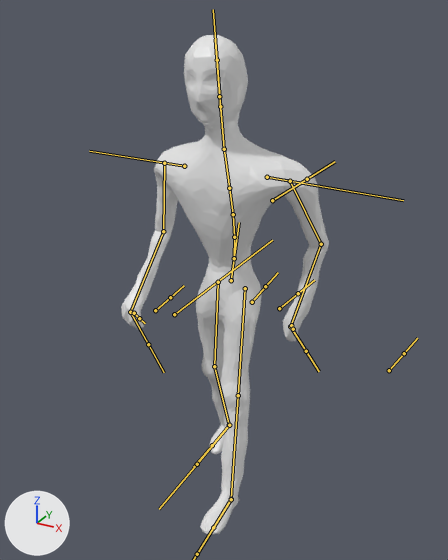
Two versions of the FBX model Assets/Characters/Prefabs/Mayan/Mayan.fbx, one commit apart.
The view is the same before and after, from a 50 mm camera at (1.022, -1.866, 1.835) aimed at (0.004, -0.015, 0.91). Every picture has the same lights, and +X, +Y and +Z are marked at lower left. Both versions are drawn at frame 6 of the action 'MayanArm|Walk'; the numbers are the values there. The bones that bend it are drawn over the model as lines.

Names of what the first picture shows: 'Mayan'.
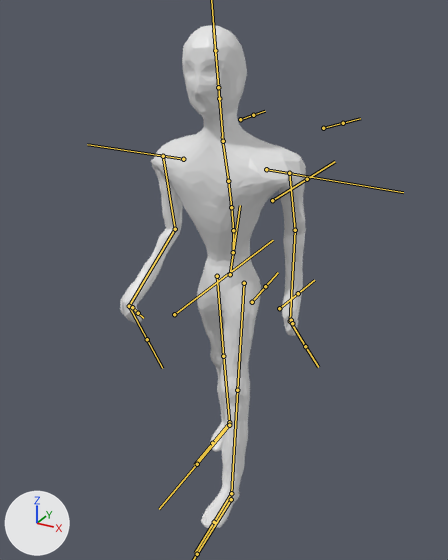
The change, as a list of edits to the scene's bpy script:
```text
Change bone_lowerbody:
    where bone_lowerbody = bpy.data.objects['MayanArm'].pose.bones['LowerBody']  # child of 'Dick'
    bone_lowerbody.location: (0.0, -0.023, 0.017) -> (0.0, 0.0, 0.0)
Change bone_upperleg_r:
    where bone_upperleg_r = bpy.data.objects['MayanArm'].pose.bones['UpperLeg.r']  # child of 'LowerBody'
    bone_upperleg_r.rotation_quaternion: (0.993, 0.113, 0.015, 0.016) -> (0.984, 0.175, 0.019, -0.006)  # degrees (13, 1, 2) -> degrees (20, 2, 0)
Change bone_lowerleg_r:
    where bone_lowerleg_r = bpy.data.objects['MayanArm'].pose.bones['LowerLeg.r']  # child of 'UpperLeg.r'
    bone_lowerleg_r.rotation_quaternion: (0.999, 0.039, 0.0, -0.011) -> (0.996, -0.083, 0.0, 0.023)  # degrees (4, 0, -1) -> degrees (-10, 0, 3)
Change bone_foot_r:
    where bone_foot_r = bpy.data.objects['MayanArm'].pose.bones['Foot.r']  # child of 'LowerLeg.r'
    bone_foot_r.rotation_quaternion: (0.981, -0.191, 0.005, 0.014) -> (0.991, -0.133, 0.019, -0.002)  # degrees (-22, 1, 2) -> degrees (-15, 2, -1)
Change bone_upperleg_r_001:
    where bone_upperleg_r_001 = bpy.data.objects['MayanArm'].pose.bones['UpperLeg.r.001']  # child of 'LowerBody'
    bone_upperleg_r_001.rotation_quaternion: (0.997, -0.07, -0.002, 0.011) -> (0.998, -0.062, -0.003, 0.011)  # degrees (-8, 0, 1) -> degrees (-7, 0, 1)
Change bone_upperarm_r_001:
    where bone_upperarm_r_001 = bpy.data.objects['MayanArm'].pose.bones['UpperArm.r.001']  # child of 'Shoulder.l'
    bone_upperarm_r_001.rotation_quaternion: (0.706, -0.147, 0.418, 0.552) -> (0.691, 0.158, 0.101, 0.698)  # degrees (23, 49, 86) -> degrees (21, -5, 90)
Change bone_hand_l:
    where bone_hand_l = bpy.data.objects['MayanArm'].pose.bones['Hand.l']  # child of 'UpperArm.r.003'
    bone_hand_l.rotation_quaternion: (0.853, -0.368, 0.258, 0.266) -> (0.607, -0.322, 0.642, 0.339)  # degrees (-39, 39, 20) -> degrees (-54, 93, 2)
Change bone_upperarm_r:
    where bone_upperarm_r = bpy.data.objects['MayanArm'].pose.bones['UpperArm.r']  # child of 'Shoulder.r'
    bone_upperarm_r.rotation_quaternion: (0.745, -0.012, 0.059, 0.664) -> (0.624, -0.186, 0.222, 0.725)  # degrees (4, 6, 84) -> degrees (6, 33, 100)
Change bone_hand_r:
    where bone_hand_r = bpy.data.objects['MayanArm'].pose.bones['Hand.r']  # child of 'LowerArm.r'
    bone_hand_r.rotation_quaternion: (0.748, 0.64, 0.029, 0.172) -> (0.727, 0.608, -0.241, 0.21)  # degrees (80, -10, 17) -> degrees (80, -37, 1)
```

Boxes [x1, y1, x2, y2] around the edits, measured in the pictures (448 x 560 px):
'Mayan', posed (11% narrower)
    before: [121, 35, 329, 534]
    after: [120, 25, 306, 529]
bone 'LowerBody', root to tip
    before: (231, 280) to (239, 222)
    after: (230, 274) to (240, 205)
bone 'UpperLeg.r', root to tip
    before: (218, 282) to (214, 366)
    after: (217, 276) to (223, 356)
bone 'LowerLeg.r', root to tip
    before: (214, 366) to (229, 425)
    after: (223, 356) to (229, 422)
bone 'Foot.r', root to tip
    before: (229, 425) to (212, 445)
    after: (229, 422) to (212, 443)
bone 'UpperLeg.r.001', root to tip
    before: (245, 288) to (238, 395)
    after: (244, 283) to (237, 390)
bone 'UpperArm.r.001', root to tip
    before: (290, 181) to (321, 244)
    after: (289, 173) to (295, 230)
bone 'Hand.l', root to tip
    before: (290, 326) to (291, 328)
    after: (290, 321) to (291, 322)
bone 'UpperArm.r', root to tip
    before: (164, 163) to (163, 231)
    after: (163, 156) to (175, 229)
bone 'Hand.r', root to tip
    before: (130, 312) to (132, 314)
    after: (129, 306) to (130, 308)
